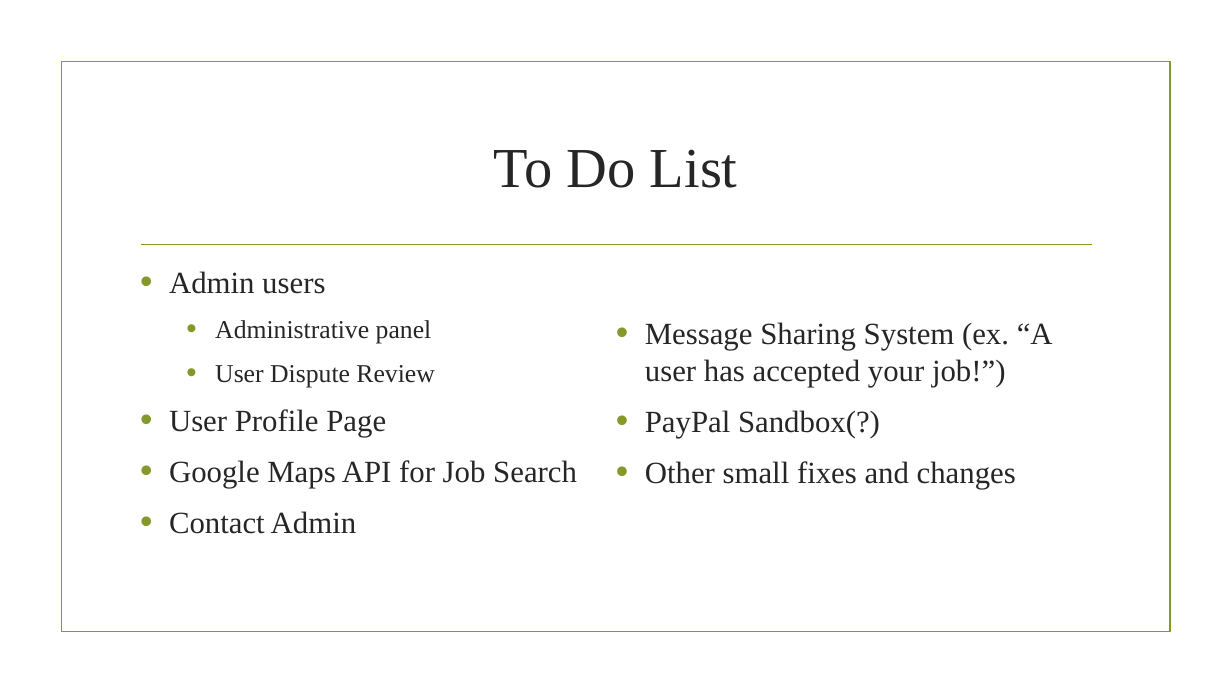
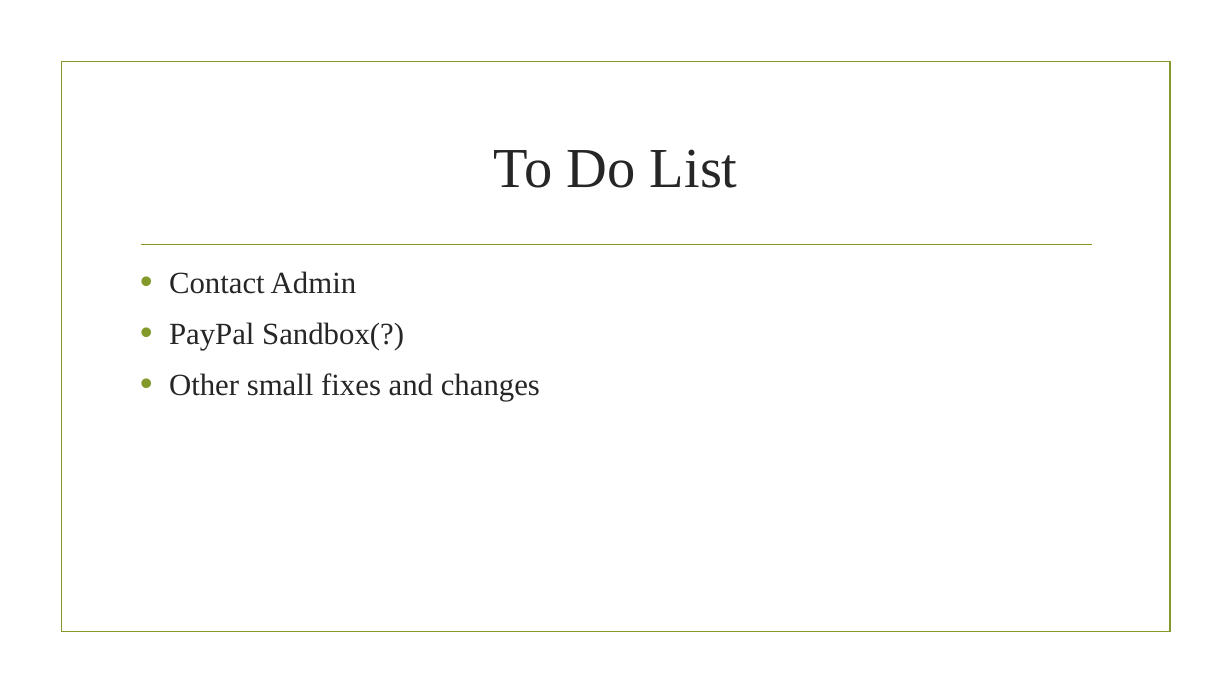
Before and after one commit to jjumbc/Software-Engineering-Group-project, a slide deck: slide 6 of Presentation/Spiral3.pptx. Drawn at 1232x693 pixels with LibreOffice and Linux fonts; fonts in the diff are those of the drawing; background and template pictures are left out. Boxes give left, top, right and bottom in pixels: in the first picture for what was removed or moved away, otherwise in the second. Text is boxed around its words. In the diff, an @@ line names an element or a change of style, - is before the commit and + after.

Commit message:
Small changes to power point

```diff
--- a/Presentation/Spiral3.pptx
+++ b/Presentation/Spiral3.pptx
@@ text at bbox=[169, 271, 577, 488]: paragraphs removed @@
-• Admin users
-  • Administrative panel
-  • User Dispute Review
-• User Profile Page
-• Google Maps API for Job Search
@@ text at bbox=[645, 322, 1053, 387]: paragraph removed @@
-• Message Sharing System (ex. “A user has accepted your job!”)
```
